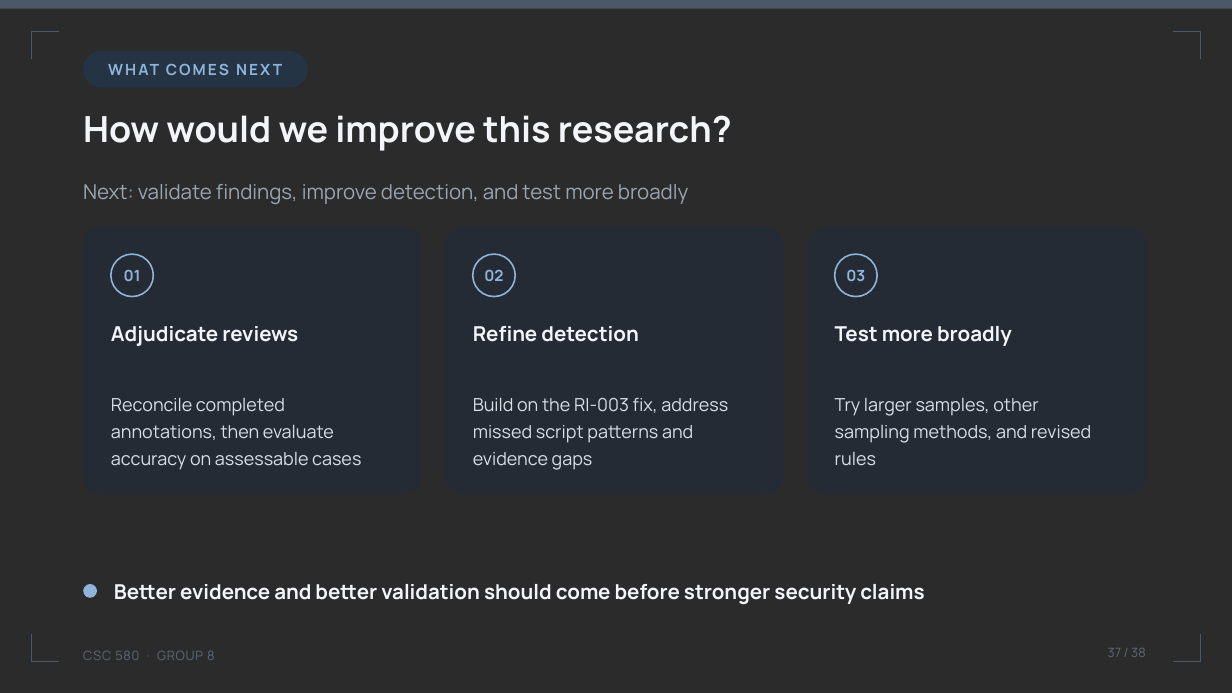
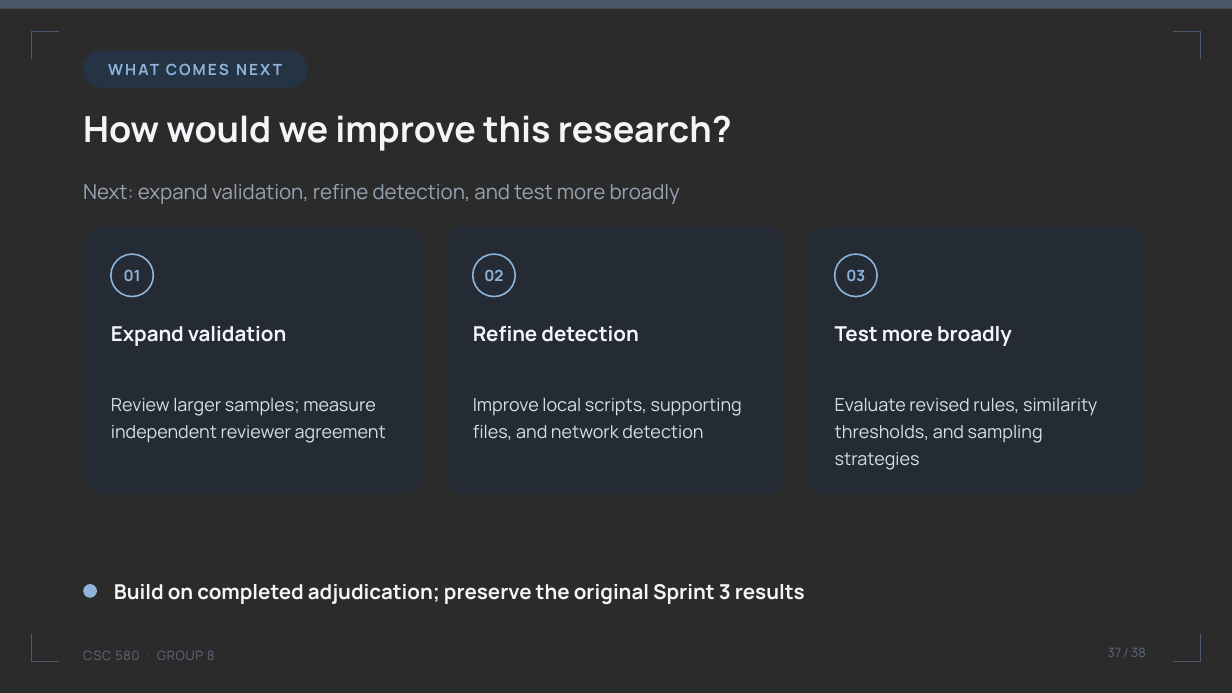
Before and after one commit to umdnp/csc580-project8, a slide deck: slide 37 of docs/group8_final_presentation.pptx. Drawn at 1232x693 pixels with LibreOffice and Linux fonts; fonts in the diff are those of the drawing; background and template pictures are left out; a plain dark background stands for a picture behind light text. Boxes give left, top, right and bottom in pixels: in the first picture for what was removed or moved away, otherwise in the second. Text is boxed around its words. In the diff, an @@ line names an element or a change of style, - is before the commit and + after.

Commit message:
updated presentation with adjudication changes

```diff
--- a/docs/group8_final_presentation.pptx
+++ b/docs/group8_final_presentation.pptx
@@ text at box(83, 184, 680, 204): text changed @@
-Next: validate findings, improve detection, and test more broadly
+Next: expand validation, refine detection, and test more broadly
@@ text at box(111, 326, 286, 346): text changed @@
-Adjudicate reviews
+Expand validation
@@ text at box(111, 398, 386, 443): text changed @@
-Reconcile completed annotations, then evaluate accuracy on assessable cases
+Review larger samples; measure independent reviewer agreement
@@ text at box(473, 398, 742, 440): text changed @@
-Build on the RI-003 fix, address missed script patterns and evidence gaps
+Improve local scripts, supporting files, and network detection
@@ text at box(835, 398, 1097, 470): text changed @@
-Try larger samples, other sampling methods, and revised rules
+Evaluate revised rules, similarity thresholds, and sampling strategies
@@ text at box(114, 584, 805, 605): text changed @@
-Better evidence and better validation should come before stronger security claims
+Build on completed adjudication; preserve the original Sprint 3 results
```
Also in this commit, not shown: 7 other slides changed.
